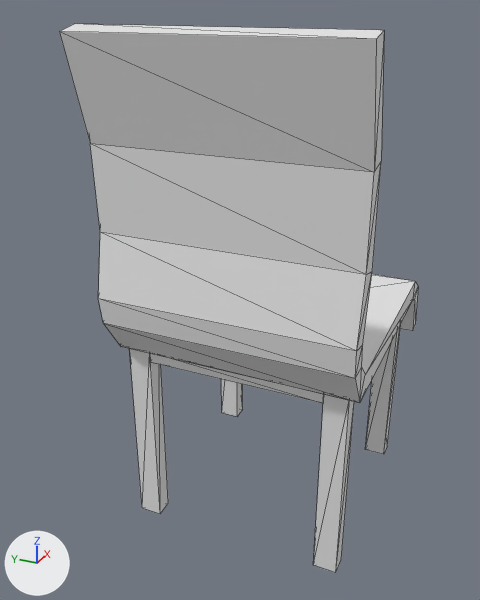
An edit to the OBJ model models/chair3.obj, drawn before and after from the same camera.
Before and after are seen from a 50 mm lens placed at (-64.0, -24.2, 55.7), pointed at (-2.2, 3.5, 24.9). Every picture has the same lights, and +X, +Y and +Z are marked at lower left. Mesh edges are drawn as thin lines. Materials are left out; every surface is plain grey. Where no turn or scale is listed for an object, it has been applied to the vertices.

Before the edit, the objects in view are built like this:
```python
me_chair_cube_001 = bpy.data.meshes.new('Chair_Cube.001')
me_chair_cube_001.from_pydata(...)  # 80 vertices, 164 faces; spans x -16.9..17.5, y -13.0..13.0, z 0.0..53.6
# faces by material slot: [80, 84]
me_chair_cube_001.materials.append(mat_shawn2)
me_chair_cube_001.materials.append(mat_wood)
ob_chair_cube_001 = bpy.data.objects.new('Chair_Cube.001', me_chair_cube_001)
ob_chair_cube_001.location = (0.0, 0.0, 0.0)
```
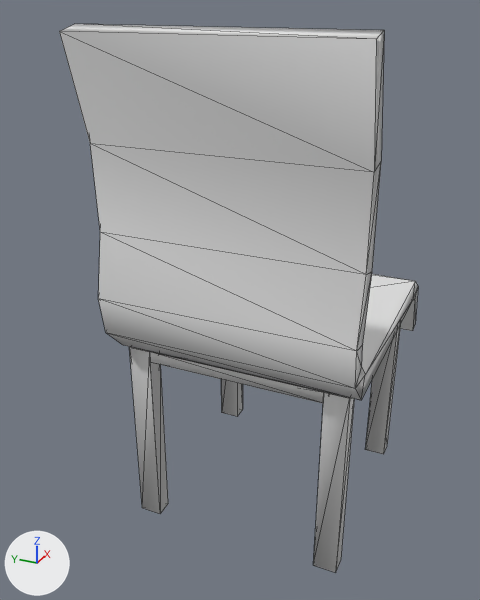
Commit message: updated chair3 model

Pixel boxes [x1, y1, x2, y2] of what changed, in the pictures (480 x 600 px):
part 1 of me_chair_cube_001, cut back: [99, 299, 413, 513] in both

The change in detail:
me_chair_cube_001 is used by ob_chair_cube_001; location (0.0, 0.0, 0.0).
me_chair_cube_001 had 80 vertices, 164 faces and spanned x -16.9..17.5, y -13.0..13.0, z 0.0..53.6.
me_chair_cube_001 now has 80 vertices, 132 faces and spans x -16.9..17.5, y -13.0..13.0, z 0.0..53.6.
Part 1, on me_chair_cube_001:
4 vertices are removed from x -14.8..-12.2, y -13.0..13.0, z 21.7..25.7.
64 faces are deleted.
4 vertices are added at (-14.5, -13.0, 24.5), (-14.5, 13.0, 24.5), (-11.7, -13.0, 21.7), (-11.7, 13.0, 21.7).
32 new faces join them.
me_chair_cube_001 part 2: the surface is now shaded smooth.
